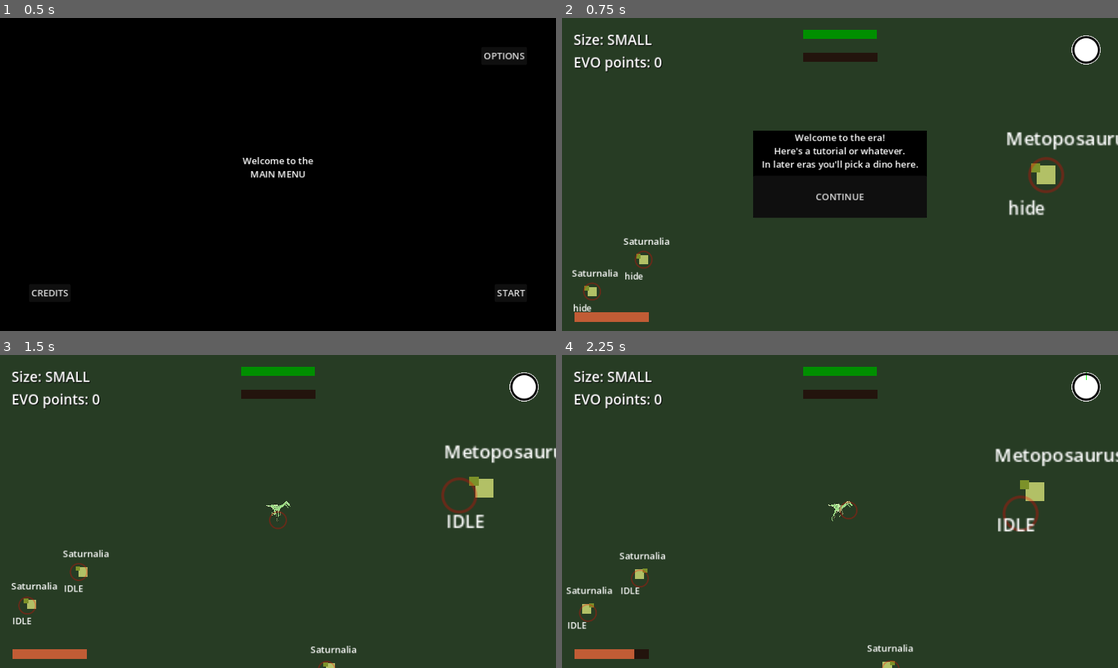
Above: before the commit, frames 1-4 (two rows, left to right).
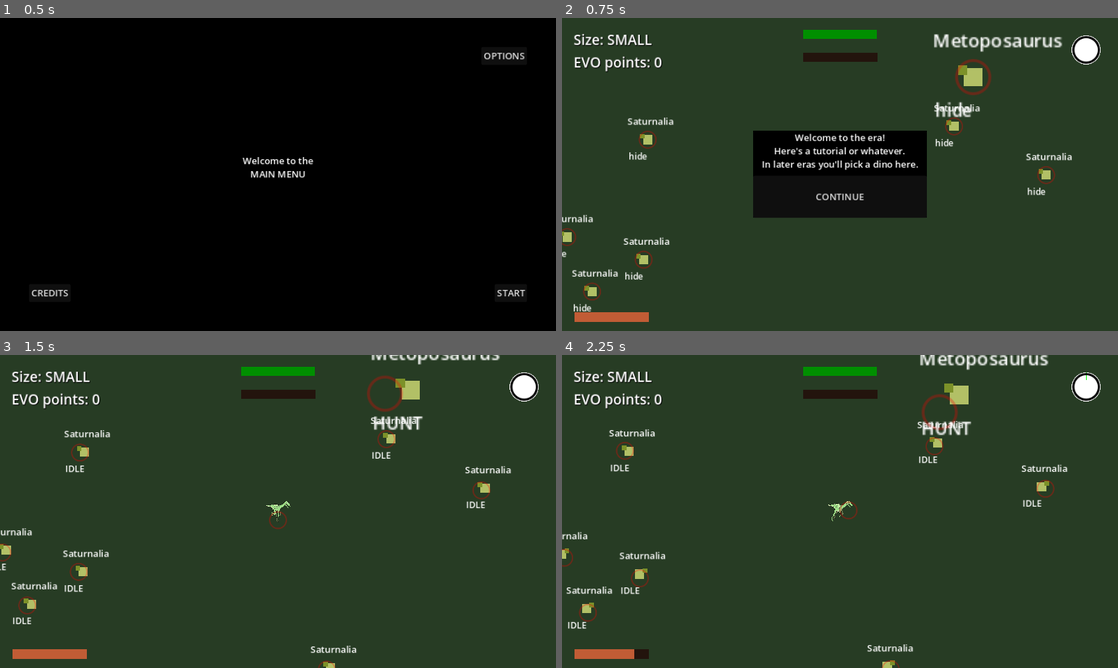
Above: after the commit, the same moments.

Repository: Enneagon/GodotGameJam2024
Game: Godot game, scene res://Scenes/main_menu.tscn
The game is run twice, just before and just after one commit, with the same random seed, the same clock (stepped at 60 frames per second) and the same inputs.
Inputs (mouse positions are in pixels of both pictures, inside the frame that each line leads up to):
- Up to frame 1 (0.5 s): no input
- Up to frame 2 (0.75 s): click "START" at 0.5 s
- Up to frame 3 (1.5 s): click "CONTINUE" at 1.25 s
- Up to frame 4 (2.25 s): move the mouse to (962, 495) at 2.02 s; hold D (move_right) from 2.03 s (still down); hold Shift (sprint) from 2.03 s (still down)

Frame 1 is identical in both runs. In frame 2, 3.2% of the frame differs, in the area x 0-100%, y 5-77%; in frame 3, 3.0%; in frame 4, 3.3%, in the area x 0-100%, y 0-98%.

Commit message:
adjusted some values

Diff:
--- a/Scenes/Enemy_Dinosaurs/metoposaurus.tscn
+++ b/Scenes/Enemy_Dinosaurs/metoposaurus.tscn
@@ -10,7 +10,7 @@
 enemyMaxSpeed = 20.0
 enemyBaseSpeed = 4
 enemySpeed = 4.0
-enemyRotationSpeed = 1.5
+enemyRotationSpeed = 1.2
 enemyStrength = 2.0
 enemyHPMax = 8.0
 enemyRangeMultiplier = 1.5
--- a/Scenes/game.tscn
+++ b/Scenes/game.tscn
@@ -52,8 +52,8 @@
 smallDinosAvailable = Array[PackedScene]([ExtResource("4_ues5i")])
 mediumDinosAvailable = Array[PackedScene]([ExtResource("5_5vlw6")])
 largeDinosAvailable = Array[PackedScene]([ExtResource("6_pjwoj")])
-smallDinosMin = 10
-mediumDinosMin = 5
+smallDinosMin = 30
+mediumDinosMin = 7
 largeDinosMin = 2
 
 [node name="Saturnalia" parent="DinoManager" instance=ExtResource("4_ues5i")]
--- a/Scripts/enemy.gd
+++ b/Scripts/enemy.gd
@@ -82,7 +82,7 @@
 	var differenceInDirections = rad_to_deg(old_direction.angle_to(direction))
 
 
-	if(behaviorState == state.HUNT):
+	if(behaviorState == state.HUNT || behaviorState == state.EAT):
 		if(abs(differenceInDirections) > 0.3 && enemySpeed > enemyBaseSpeed):
 			enemySpeed -= enemyAcceleration * 2 * delta
 		elif(enemySpeed < enemyMaxSpeed):
